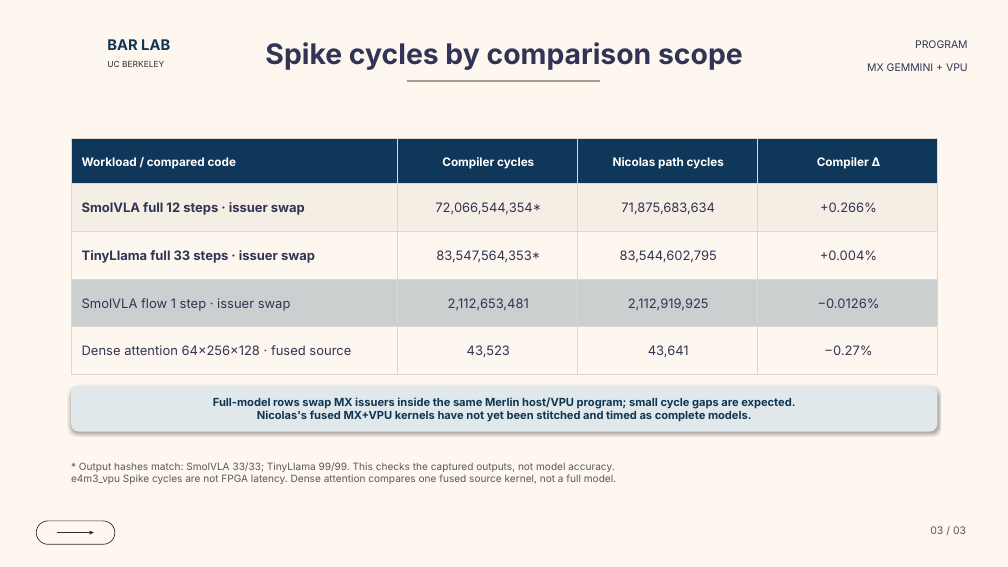
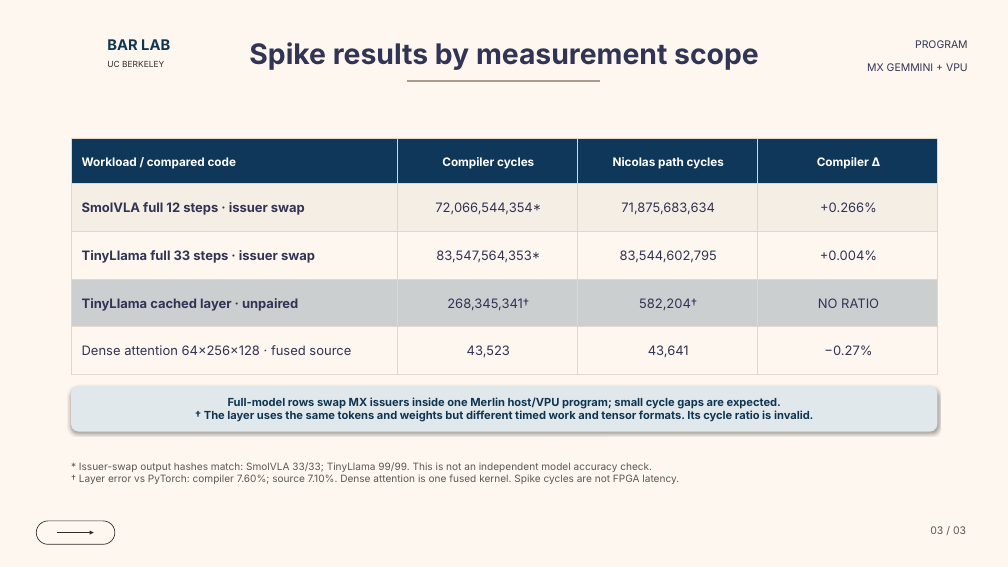
Before and after one commit to ucb-bar/mx-gemmini-mlir, a slide deck: slide 3 of docs/presentations/mx_gemmini_dialect_overview.pptx. Drawn at 1008x567 pixels with LibreOffice and Linux fonts; fonts in the diff are those of the drawing; background and template pictures are left out. Boxes give left, top, right and bottom in pixels: in the first picture for what was removed or moved away, otherwise in the second. Text is boxed around its words. In the diff, an @@ line names an element or a change of style, - is before the commit and + after.

Commit message:
Separate unpaired layer results on slide

```diff
--- a/docs/presentations/mx_gemmini_dialect_overview.pptx
+++ b/docs/presentations/mx_gemmini_dialect_overview.pptx
@@ text at (x1=249, y1=42, x2=759, y2=70): text changed @@
-Spike cycles by comparison scope
+Spike results by measurement scope
@@ table at (x1=71, y1=138, x2=938, y2=374) @@
-row 4: SmolVLA flow 1 step · issuer swap | 2,112,653,481 | 2,112,919,925 | −0.0126%
+row 4: TinyLlama cached layer · unpaired | 268,345,341† | 582,204† | NO RATIO
@@ text in rounded rectangle at (x1=204, y1=397, x2=813, y2=422): text changed @@
-Full-model rows swap MX issuers inside the same Merlin host/VPU program; small cycle gaps are expected.
-Nicolas's fused MX+VPU kernels have not yet been stitched and timed as complete models.
+Full-model rows swap MX issuers inside one Merlin host/VPU program; small cycle gaps are expected.
+† The layer uses the same tokens and weights but different timed work and tensor formats. Its cycle ratio is invalid.
@@ text at (x1=79, y1=462, x2=679, y2=484): text changed @@
-* Output hashes match: SmolVLA 33/33; TinyLlama 99/99. This checks the captured outputs, not model accuracy.
-e4m3_vpu Spike cycles are not FPGA latency. Dense attention compares one fused source kernel, not a full model.
+* Issuer-swap output hashes match: SmolVLA 33/33; TinyLlama 99/99. This is not an independent model accuracy check.
+† Layer error vs PyTorch: compiler 7.60%; source 7.10%. Dense attention is one fused kernel. Spike cycles are not FPGA latency.
```
Also in this commit, not shown: 2 other files.
